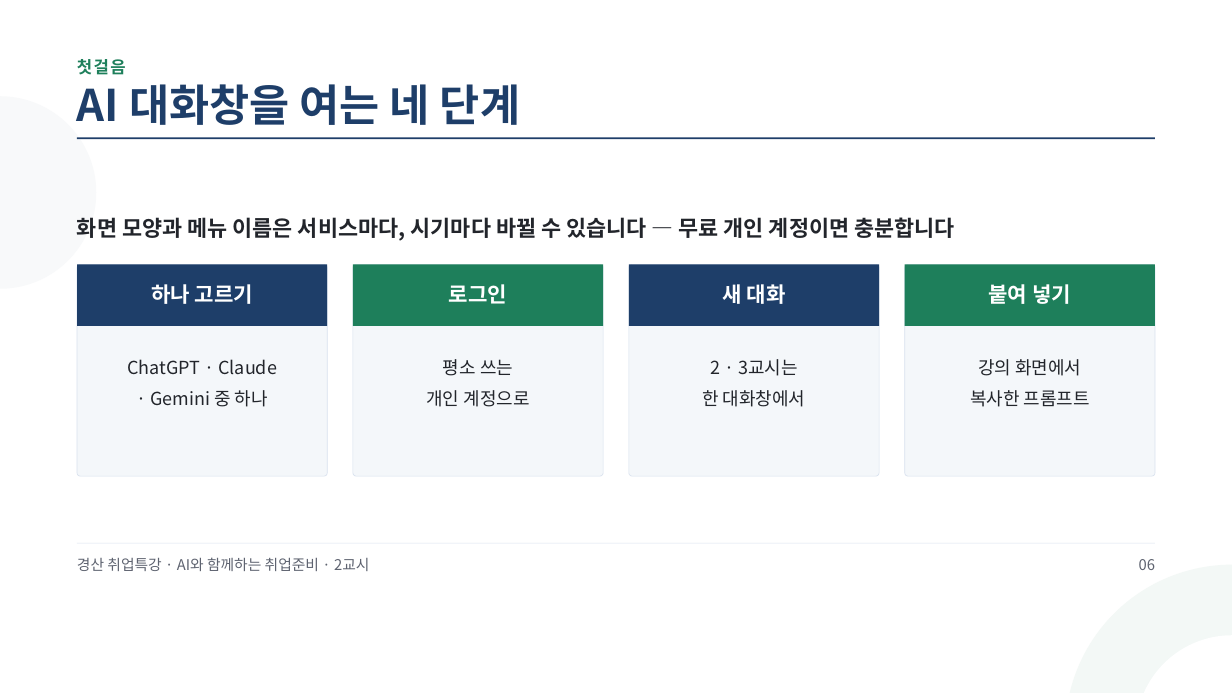
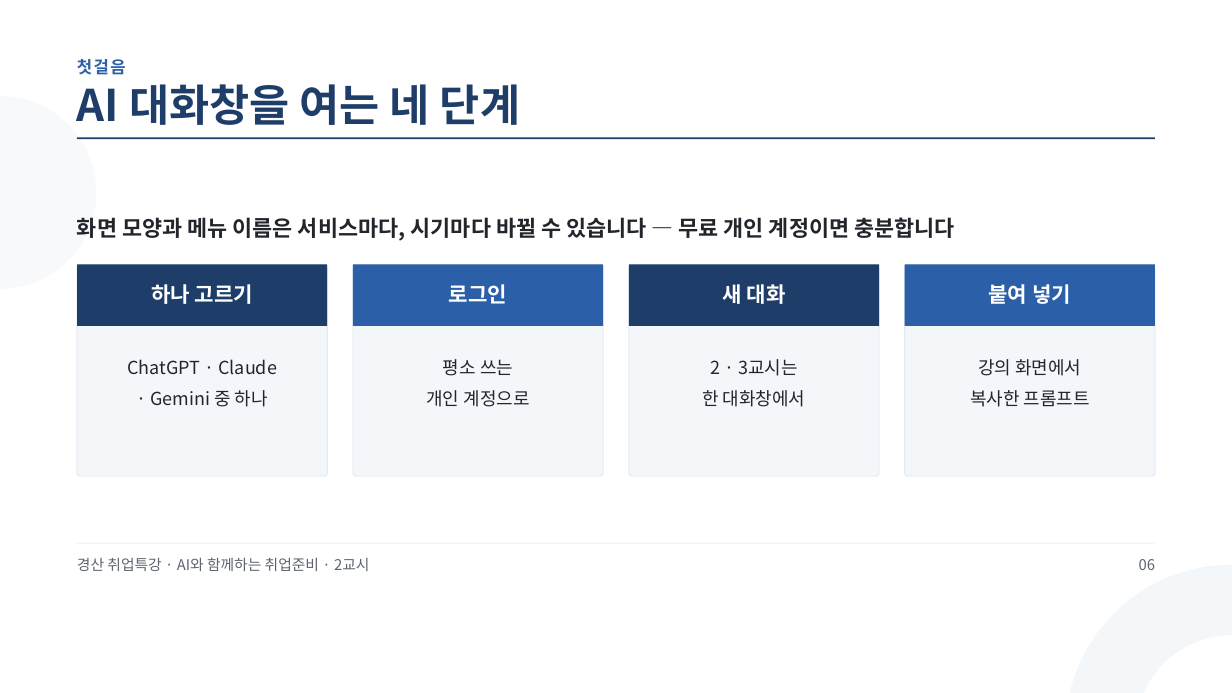
Before and after one commit to aebonlee/materials, a slide deck: slide 6 of gyeongsan/GSJOB2_2교시_강의_AI기초_직무분석.pptx. Drawn at 1232x693 pixels with LibreOffice and Linux fonts; fonts in the diff are those of the drawing. Boxes give left, top, right and bottom in pixels: in the first picture for what was removed or moved away, otherwise in the second. Text is boxed around its words. In the diff, an @@ line names an element or a change of style, - is before the commit and + after.

```diff
--- a/gyeongsan/GSJOB2_2교시_강의_AI기초_직무분석.pptx
+++ b/gyeongsan/GSJOB2_2교시_강의_AI기초_직무분석.pptx
@@ text "첫걸음" at <box>77,59,126,75</box>: text colour #1E7F5B to #2B5FA8 @@
@@ rectangle at <box>353,264,603,326</box>: fill #1E7F5B to #2B5FA8 @@
@@ rectangle at <box>905,264,1155,326</box>: fill #1E7F5B to #2B5FA8 @@
```
Also in this commit, not shown: 17 other slides changed, 13 other files.
